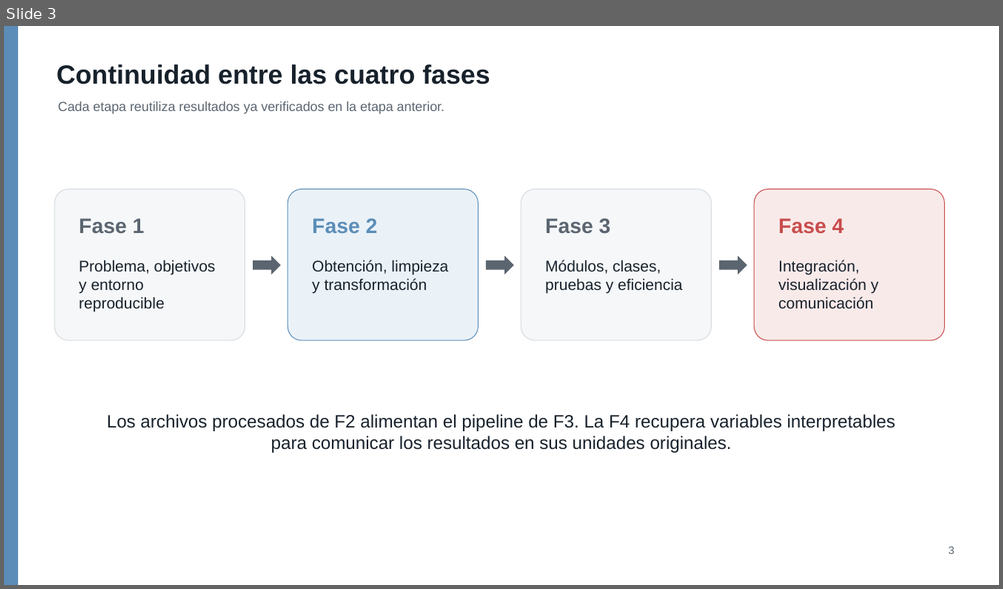
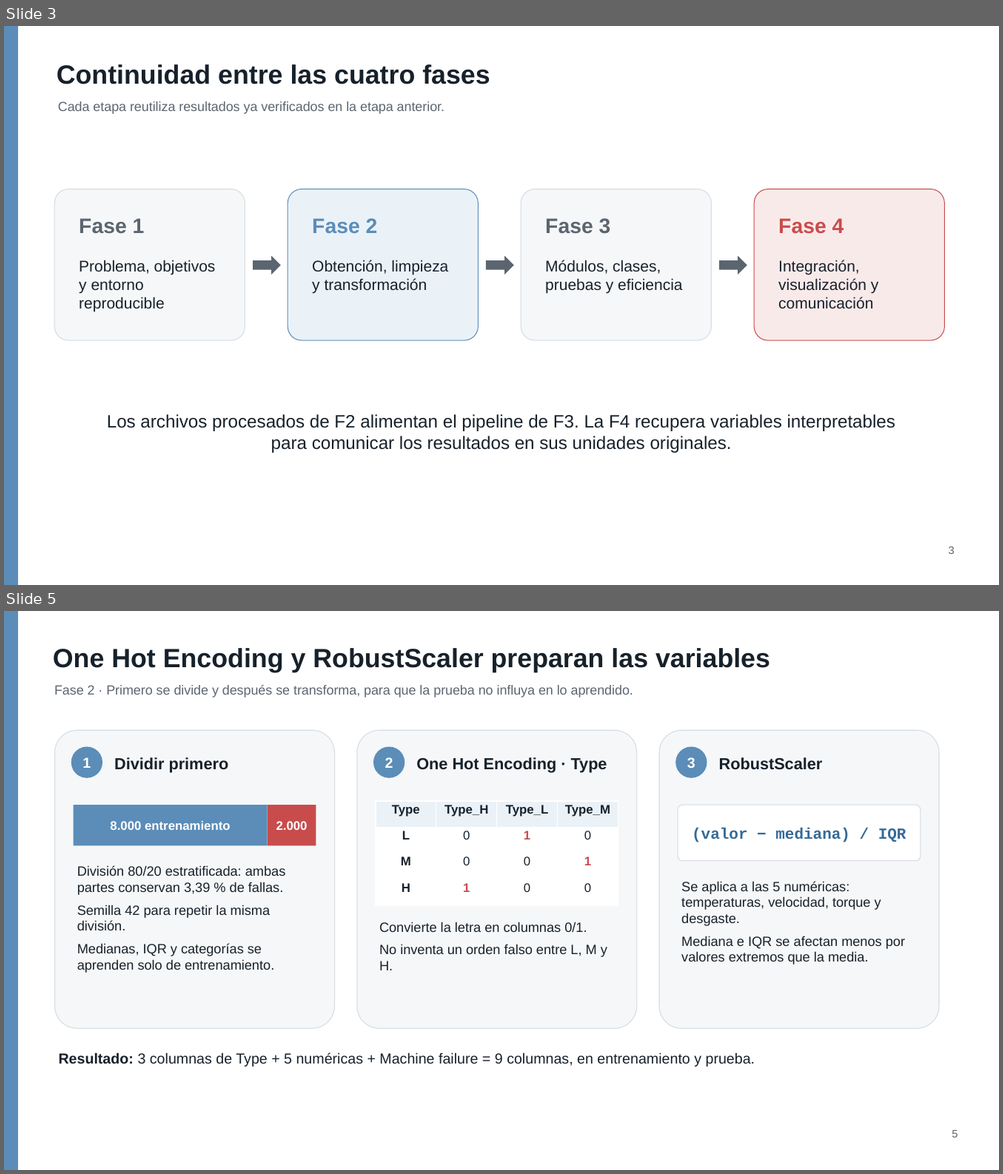
Before and after one commit to alexander-seor/proyecto-grupo9-mcdi500, a slide deck: F4/presentacion_f4_grupo9.pptx. Shown one above the other, each under a label of ours: slide 3 before the commit, slides 3 and 5 after it; the slides between them are not shown. The pictures are 1003x589 and 1003x1174 pixels, drawn with LibreOffice and Linux fonts; fonts in the diff are those of the drawing. Boxes give left, top, right and bottom in pixels: in the first picture for what was removed or moved away, otherwise in the second. Text is boxed around its words. In the diff, an @@ line names an element or a change of style, - is before the commit and + after.

```diff
--- a/F4/presentacion_f4_grupo9.pptx
+++ b/F4/presentacion_f4_grupo9.pptx
@@ slide 5 added at box(4, 611, 999, 1170), background #FFFFFF @@
@@ rectangle added at box(4, 611, 18, 1170), fill #5B8DB8 @@
@@ text added at box(53, 648, 770, 672), 25.5 pt, text #17212B, bold @@
+One Hot Encoding y RobustScaler preparan las variables
@@ text added at box(54, 685, 633, 698), 12.8 pt, text #5B6570 @@
+Fase 2 · Primero se divide y después se transforma, para que la prueba no influya en lo aprendido.
@@ rounded rectangle added at box(55, 730, 335, 1029), fill #F5F7F8, outline #D7DCE1 0.75 pt @@
@@ rounded rectangle added at box(357, 730, 637, 1029), fill #F5F7F8, outline #D7DCE1 0.75 pt @@
@@ rounded rectangle added at box(659, 730, 939, 1029), fill #F5F7F8, outline #D7DCE1 0.75 pt @@
@@ ellipse added at box(71, 747, 102, 778), fill #5B8DB8, 14 pt, text #FFFFFF, bold @@
+1
@@ text added at box(114, 758, 229, 773), 15.5 pt, text #17212B, bold @@
+Dividir primero
@@ ellipse added at box(373, 747, 404, 778), fill #5B8DB8, 14 pt, text #FFFFFF, bold @@
+2
@@ text added at box(416, 758, 607, 773), 15.5 pt, text #17212B, bold @@
+One Hot Encoding · Type
@@ ellipse added at box(675, 747, 707, 778), fill #5B8DB8, 14 pt, text #FFFFFF, bold @@
+3
@@ text added at box(719, 758, 822, 770), 15.5 pt, text #17212B, bold @@
+RobustScaler
@@ rectangle added at box(74, 805, 267, 846), fill #5B8DB8 @@
@@ rectangle added at box(267, 805, 316, 846), fill #C94C4C @@
@@ table added at box(375, 801, 617, 906), 4 rows, 4 columns @@
+Type | Type_H | Type_L | Type_M
+L | 0 | 1 | 0
+M | 0 | 0 | 1
+H | 1 | 0 | 0
@@ rounded rectangle added at box(677, 805, 920, 861), fill #FFFFFF, outline #D7DCE1 0.75 pt @@
@@ text added at box(110, 821, 230, 830), 12 pt, text #FFFFFF, bold @@
+8.000 entrenamiento
@@ text added at box(276, 821, 307, 830), 12 pt, text #FFFFFF, bold @@
+2.000
@@ text added at box(691, 828, 906, 843), 15 pt, text #356A96, bold @@
+(valor − mediana) / IQR
@@ text added at box(77, 866, 286, 973), 13 pt, text #17212B @@
+División 80/20 estratificada: ambas partes conservan 3,39 % de fallas.
+Semilla 42 para repetir la misma división.
+Medianas, IQR y categorías se aprenden solo de entrenamiento.
@@ text added at box(681, 881, 905, 965), 13 pt, text #17212B @@
+Se aplica a las 5 numéricas: temperaturas, velocidad, torque y desgaste.
+Mediana e IQR se afectan menos por valores extremos que la media.
@@ text added at box(379, 922, 607, 971), 13 pt, text #17212B @@
+Convierte la letra en columnas 0/1.
+No inventa un orden falso entre L, M y H.
@@ text added at box(59, 1053, 755, 1067), 14 pt, text #17212B @@
+Resultado: 3 columnas de Type + 5 numéricas + Machine failure = 9 columnas, en entrenamiento y prueba.
@@ text added at box(951, 1130, 957, 1138), 10.5 pt, text #5B6570 @@
+5
```
Also in this commit, not shown: 6 slides changed, 5 other slides added, 1 slide removed.
